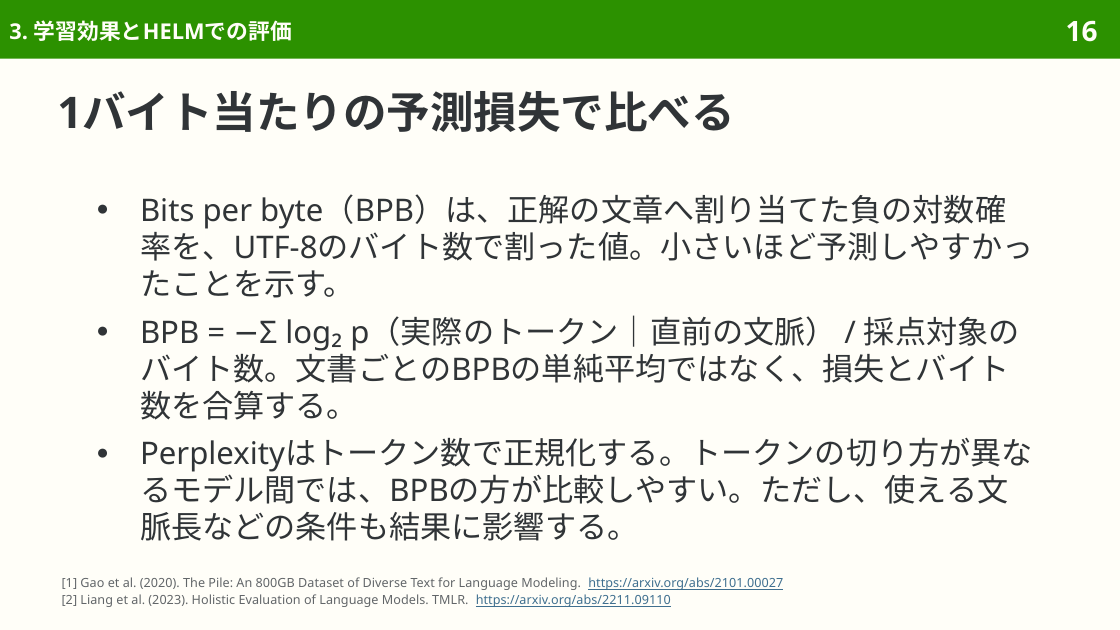
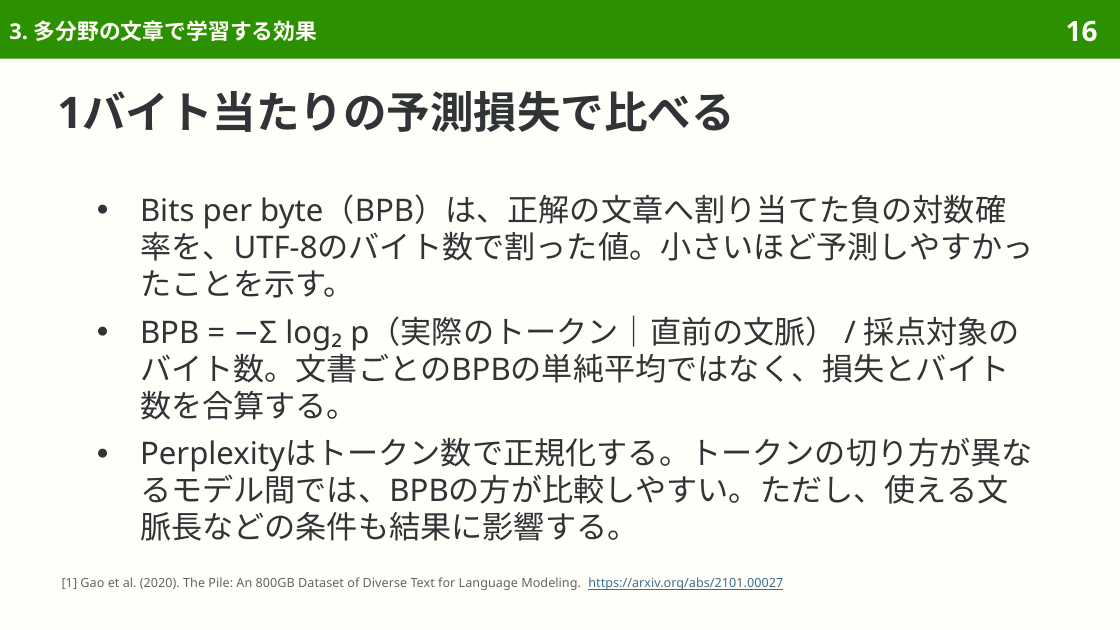
Before and after one commit to sasakiy84/datasets-in-10-minutes, a slide deck: slide 16 of slides/datasets-in-10-minutes-the-pile.pptx. Drawn at 1120x630 pixels with LibreOffice and Linux fonts; fonts in the diff are those of the drawing. Boxes give left, top, right and bottom in pixels: in the first picture for what was removed or moved away, otherwise in the second. Text is boxed around its words. In the diff, an @@ line names an element or a change of style, - is before the commit and + after.

```diff
--- a/slides/datasets-in-10-minutes-the-pile.pptx
+++ b/slides/datasets-in-10-minutes-the-pile.pptx
@@ title at <box>9,20,318,41</box>: text changed @@
-3. 学習効果とHELMでの評価
+3. 多分野の文章で学習する効果
@@ text at <box>62,594,671,607</box>: paragraph removed @@
-[2] Liang et al. (2023). Holistic Evaluation of Language Models. TMLR. https://arxiv.org/abs/2211.09110
```
Also in this commit, not shown: 23 other slides changed, 3 slides removed, 58 other files.
